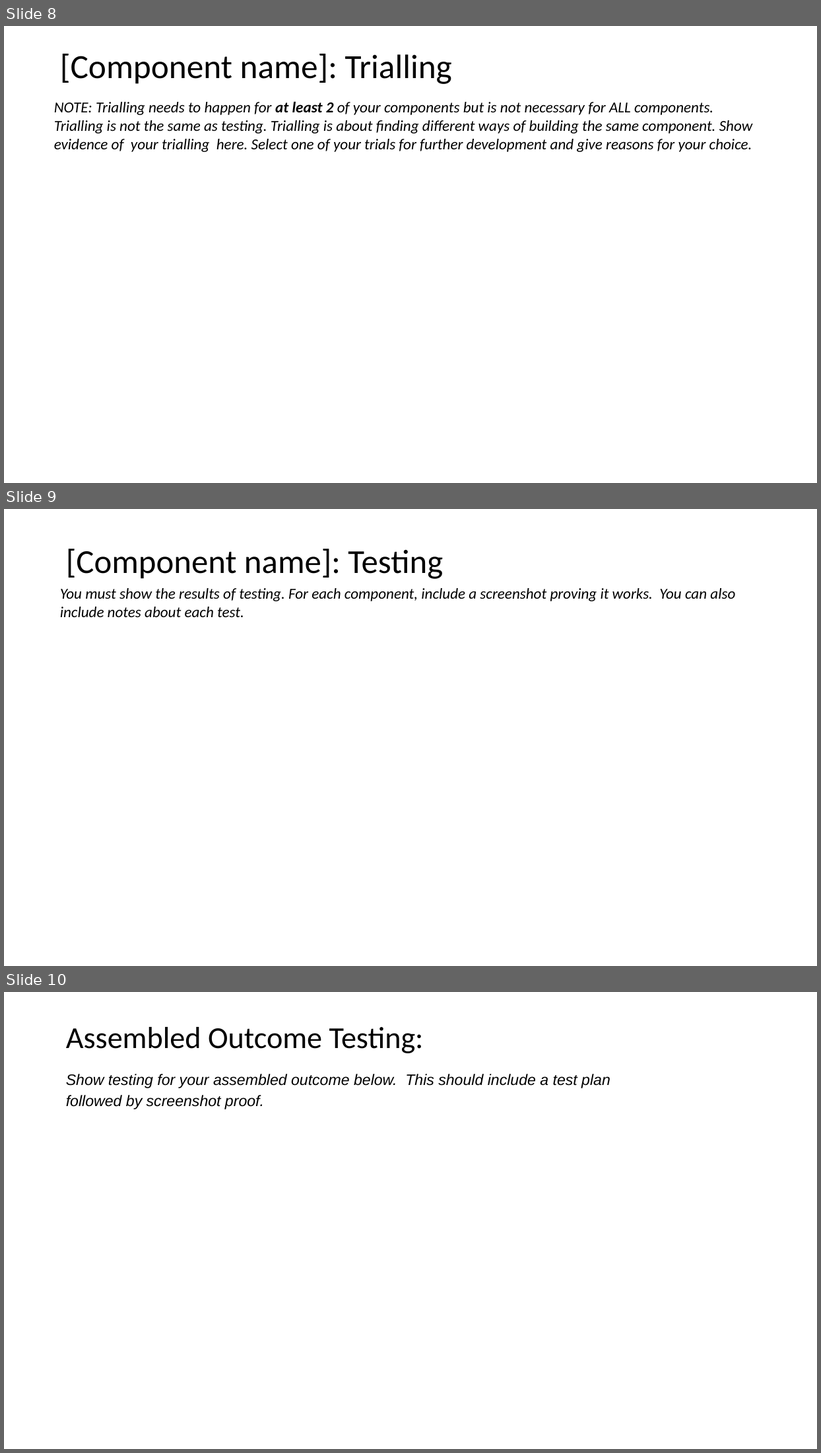
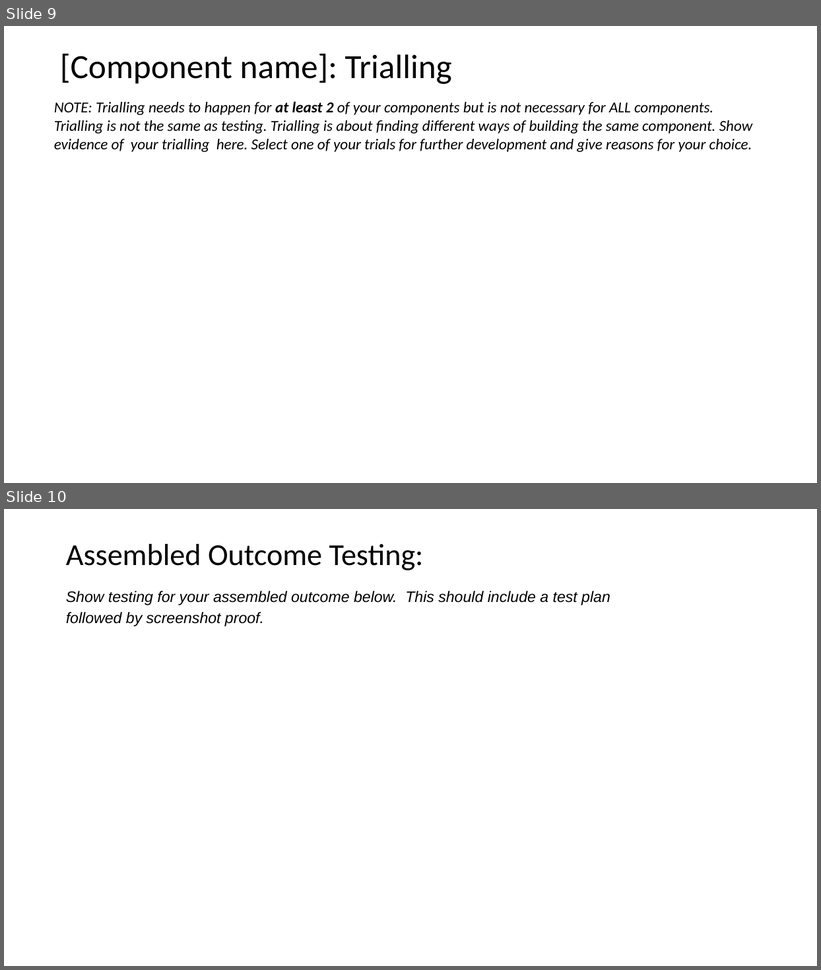
Before and after one commit to joshbatmiddleton/Lucky-Unicorn, a slide deck: Lucky Unicorn Documentation.pptx. Shown one above the other, each under a label of ours: slides 8, 9 and 10 before the commit, slides 9 and 10 after it. The pictures are 821x1453 and 821x970 pixels, drawn with LibreOffice and Linux fonts; fonts in the diff are those of the drawing. Boxes give left, top, right and bottom in pixels: in the first picture for what was removed or moved away, otherwise in the second. Text is boxed around its words. In the diff, an @@ line names an element or a change of style, - is before the commit and + after.

```diff
--- a/Lucky Unicorn Documentation.pptx
+++ b/Lucky Unicorn Documentation.pptx
@@ slide 9 removed at box(4, 509, 817, 966), background #FFFFFF @@
@@ title removed at box(66, 549, 443, 579) @@
-[Component name]: Testing
@@ text removed at box(60, 588, 735, 617) @@
-You must show the results of testing. For each component, include a screenshot proving it works. You can also include notes about each test.
@@ what was slide 8 is now slide 9 @@
```
Also in this commit, not shown: 2 slides changed, 1 slide added, 1 other file.
